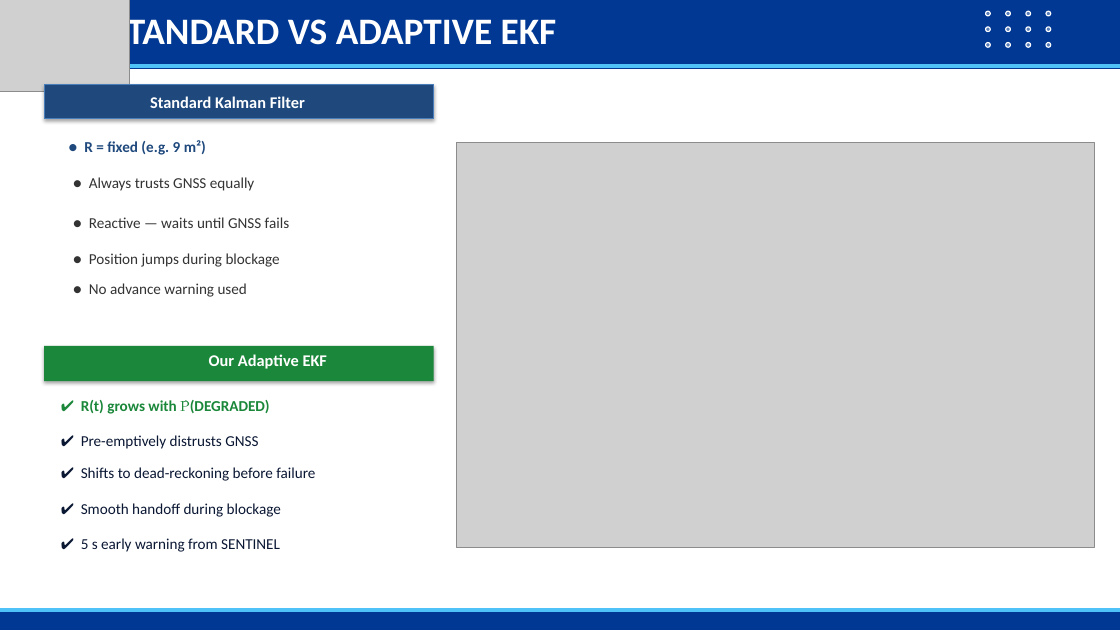
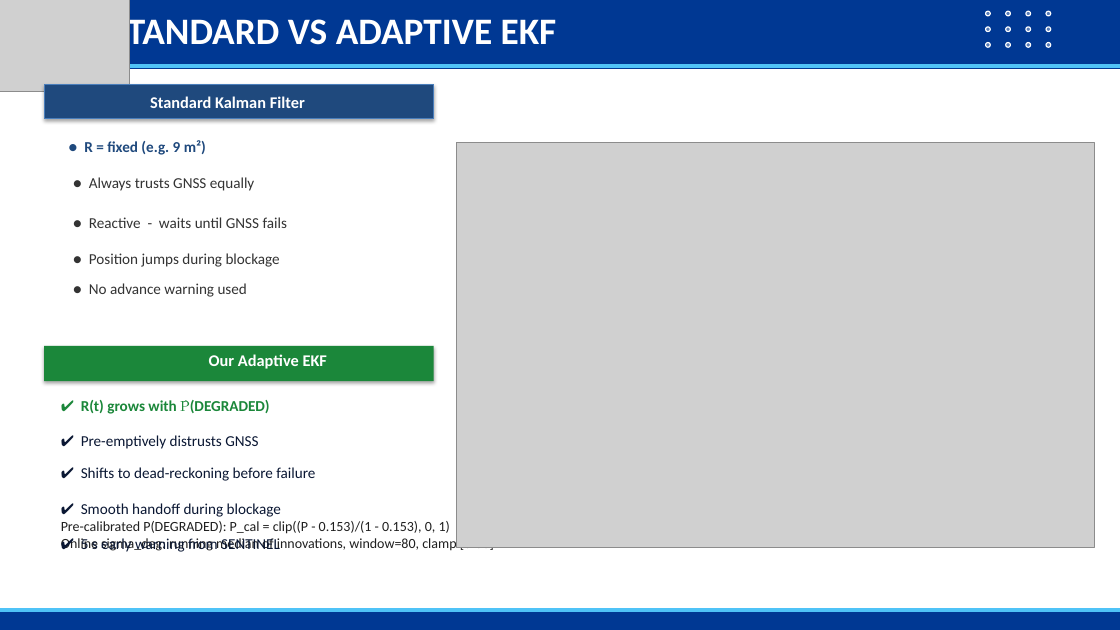
Before and after one commit to Jorshuare/AI-Based-Prediction-for-GNSS-Signal-Degradation, a slide deck: slide 23 of docs/SENTINEL_GNSS_Presentation.pptx. Drawn at 1120x630 pixels with LibreOffice and Linux fonts; fonts in the diff are those of the drawing; grey boxes stand for pictures; background and template pictures are left out. Boxes give left, top, right and bottom in pixels: in the first picture for what was removed or moved away, otherwise in the second. Text is boxed around its words. In the diff, an @@ line names an element or a change of style, - is before the commit and + after.

```diff
--- a/docs/SENTINEL_GNSS_Presentation.pptx
+++ b/docs/SENTINEL_GNSS_Presentation.pptx
@@ text at <box>89,217,287,228</box>: text changed @@
-● Reactive — waits until GNSS fails
+● Reactive - waits until GNSS fails
@@ text at <box>61,521,508,552</box>: paragraphs added @@
+Pre-calibrated P(DEGRADED): P_cal = clip((P - 0.153)/(1 - 0.153), 0, 1)
+Online sigma_deg: running median of innovations, window=80, clamp [8-80] m
```
Also in this commit, not shown: 20 other slides changed, 1 slide added, 46 other files.
